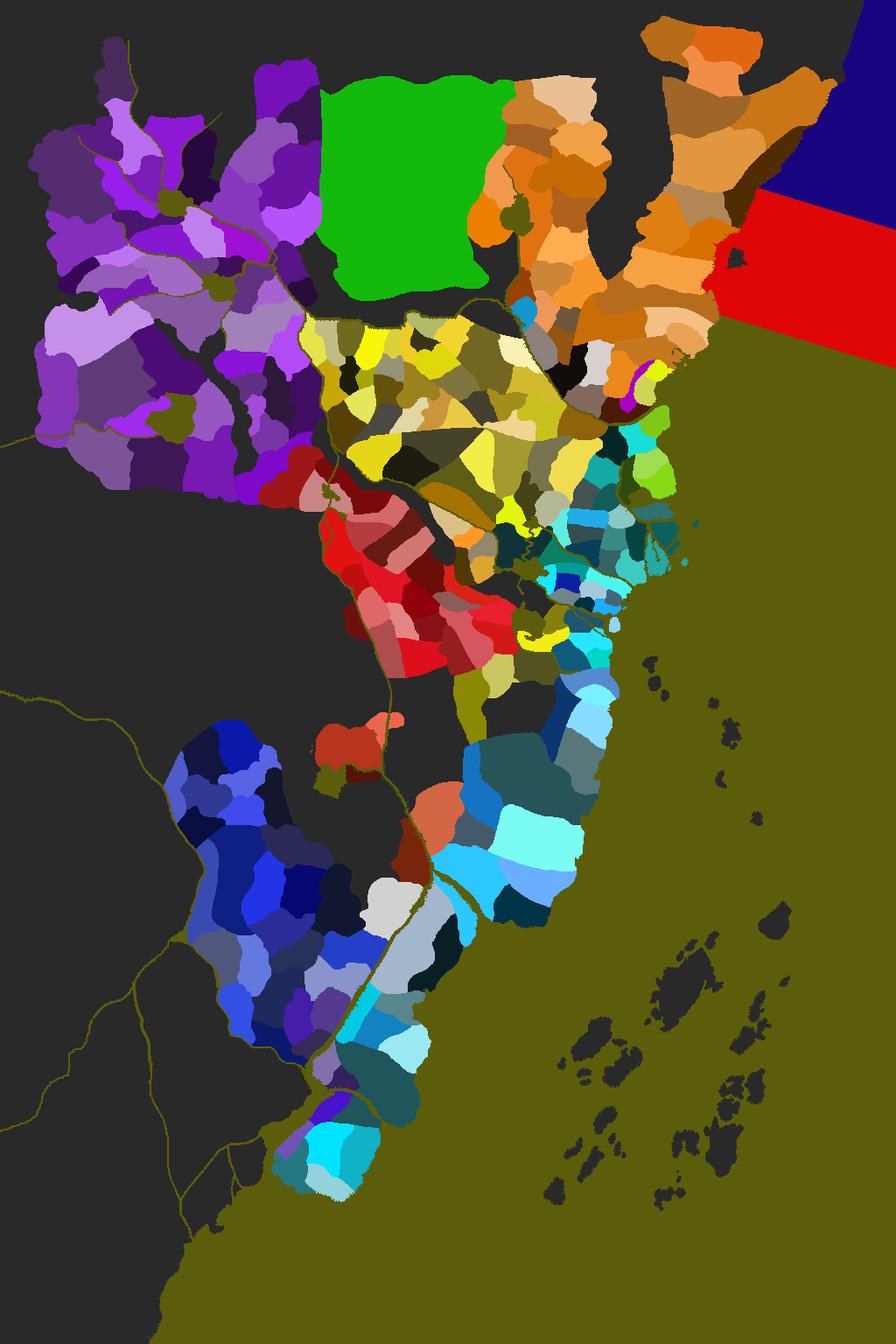
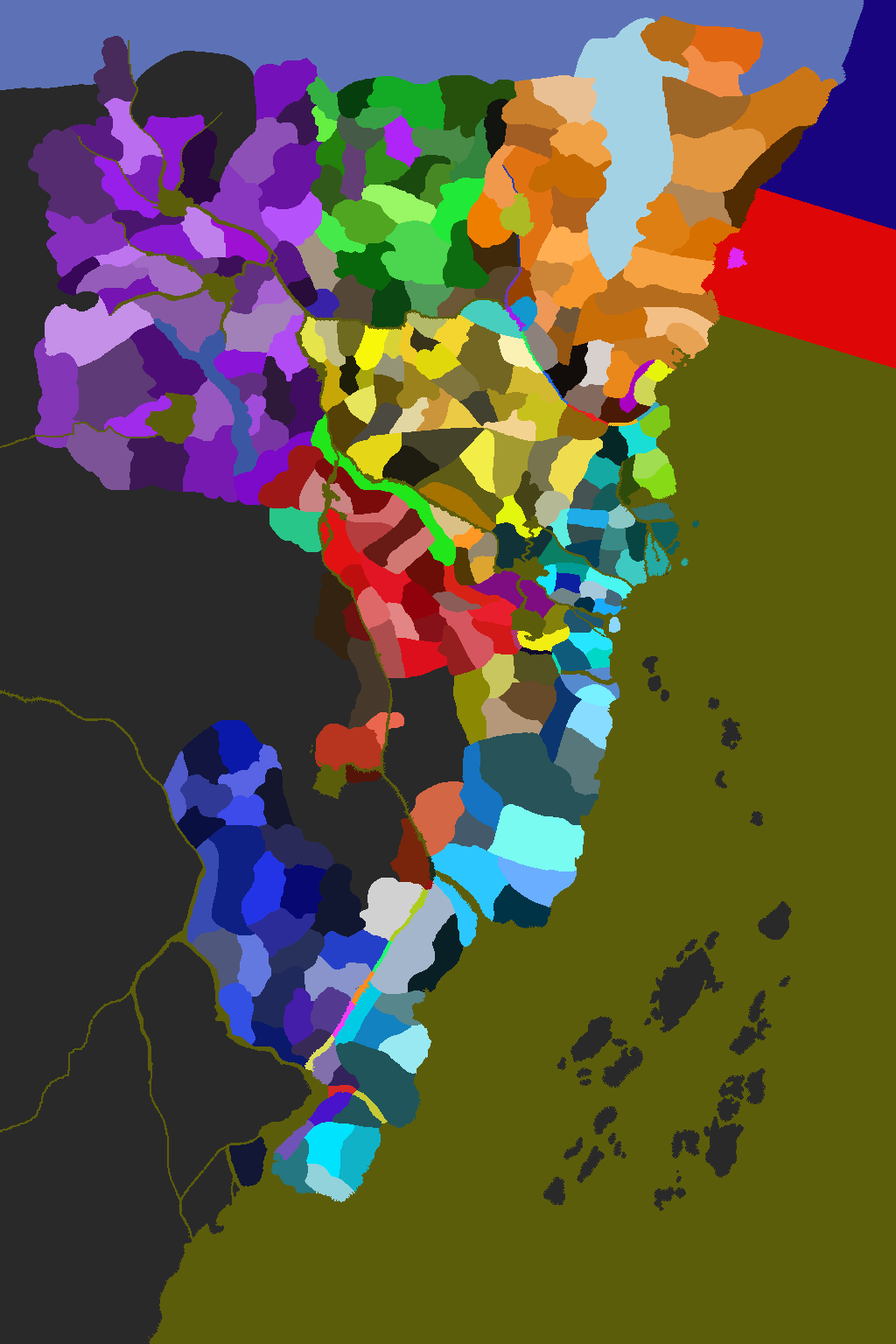
Layers edited between the first and the second (896, 1344) image:
moved "sea_provinces" above "river_provinces", painted on it over <box>700,0,864,312</box>
added layer "river_provinces" above "sea2" over <box>304,164,660,1124</box>
added layer "sea2" above "dragon provinces" over <box>0,0,864,1317</box>
moved "dragon provinces" above "unicorn provinces" over <box>306,75,517,301</box>
added layer "agasha" in group "dragon provinces" over <box>315,125,475,200</box>
added layer "togashi" in group "dragon provinces" over <box>306,76,402,151</box>
painted on "mirumoto" over <box>314,75,517,301</box>
added layer "kitsuki" in group "dragon provinces" over <box>310,164,489,291</box>
painted on "icuhi" over <box>249,435,262,505</box>
painted on "crane_provinces" over <box>335,300,522,1046</box>
painted on "miya" over <box>269,506,325,552</box>
painted on "akodo" over <box>523,343,532,359</box>
painted on "yasuki & Hida" over <box>229,1047,331,1187</box>
painted on "shiba" over <box>699,103,826,312</box>
added layer "ronin" in group "un aligned lands" over <box>285,225,567,733</box>
painted on "shinsei bortherhood" over <box>313,265,543,739</box>
moved "minor clans" above "impassible terrains" over <box>314,246,747,947</box>
added layer "dragonly" in group "minor clans" over <box>370,277,454,328</box>
added layer "cat" in group "minor clans" over <box>726,246,747,269</box>
added layer "forests" in group "impassible terrains" over <box>567,17,690,281</box>
painted on "mountains" over <box>0,0,864,619</box>
